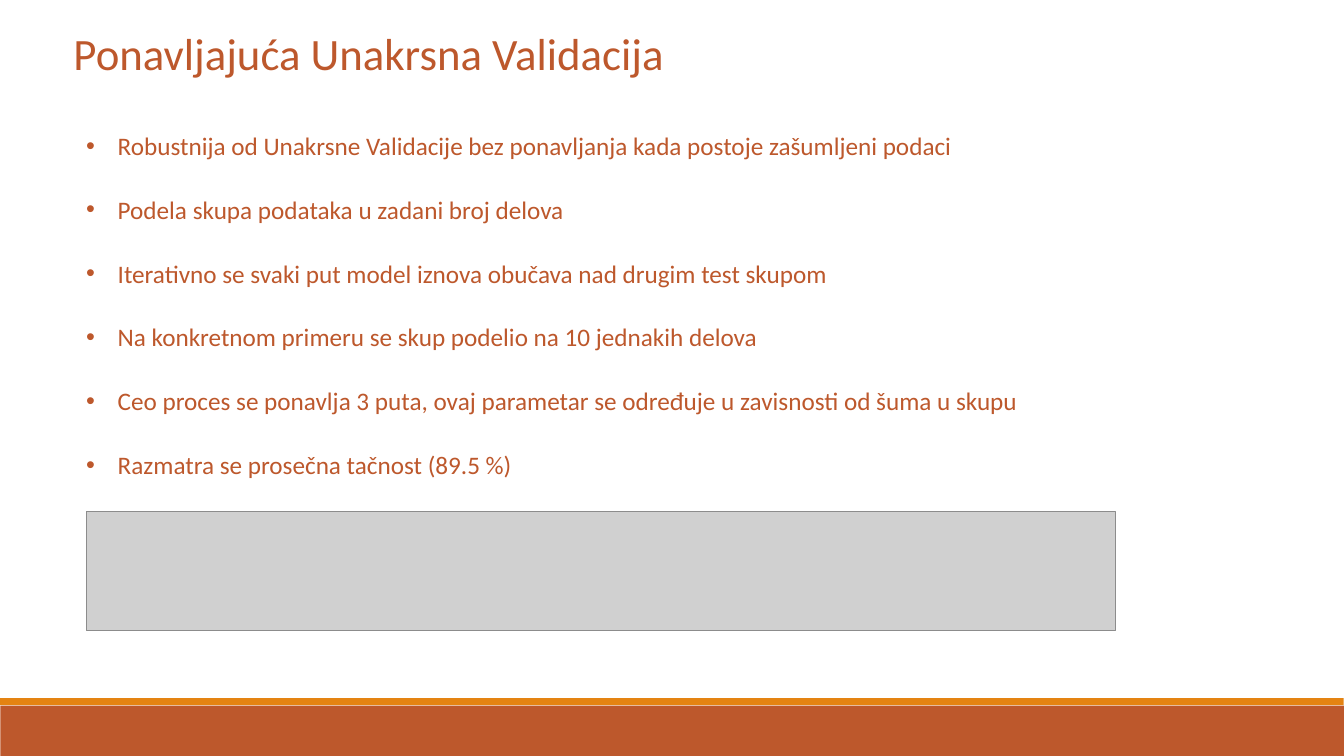
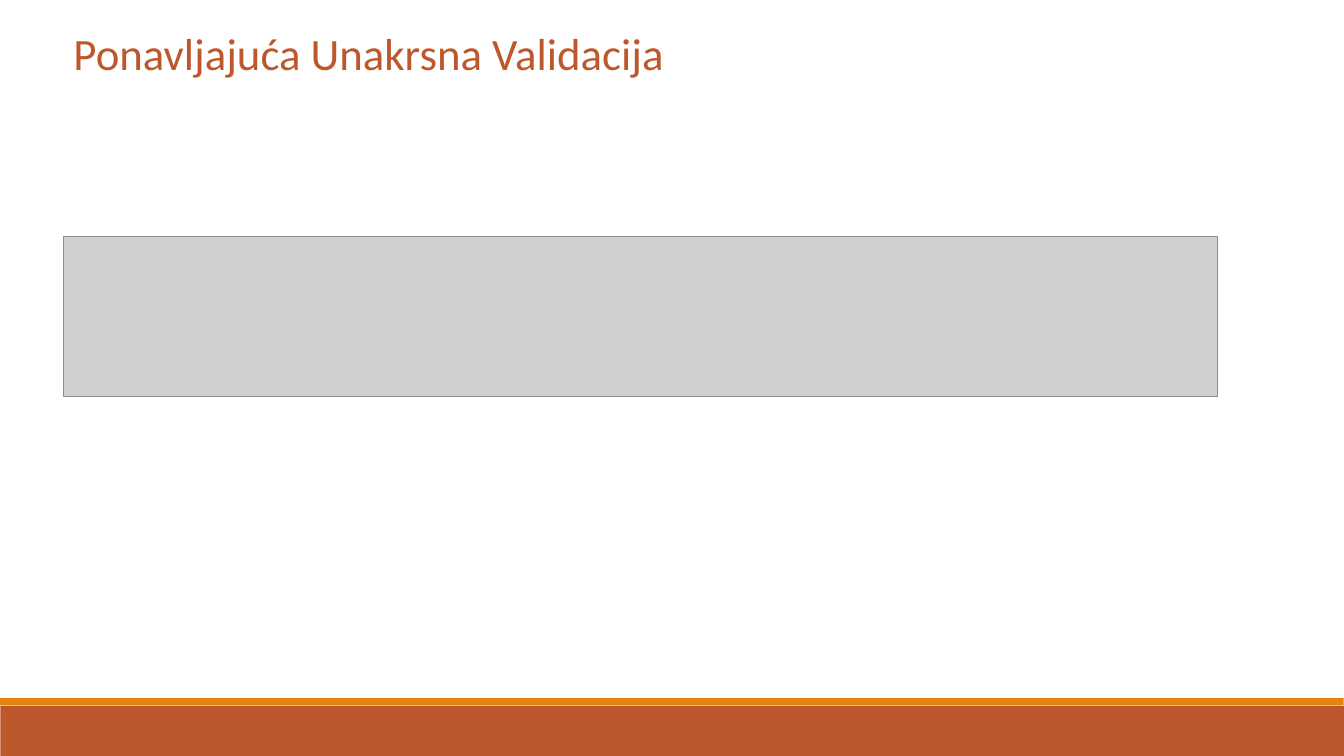
Before and after one commit to Toma1997/Credit-Risk-Prediction-in-Distribution-Network, a slide deck: slide 11 of docs/Prezentacija diplomskog rada.pptx. Drawn at 1344x756 pixels with LibreOffice and Linux fonts; fonts in the diff are those of the drawing; grey boxes stand for pictures. Boxes give left, top, right and bottom in pixels: in the first picture for what was removed or moved away, otherwise in the second. Text is boxed around its words. In the diff, an @@ line names an element or a change of style, - is before the commit and + after.

Commit message:
Final version of presentation

```diff
--- a/docs/Prezentacija diplomskog rada.pptx
+++ b/docs/Prezentacija diplomskog rada.pptx
@@ text removed at (x1=118, y1=137, x2=1017, y2=478) @@
-• Robustnija od Unakrsne Validacije bez ponavljanja kada postoje zašumljeni podaci
-• Podela skupa podataka u zadani broj delova
-• Iterativno se svaki put model iznova obučava nad drugim test skupom
-• Na konkretnom primeru se skup podelio na 10 jednakih delova
-• Ceo proces se ponavlja 3 puta, ovaj parametar se određuje u zavisnosti od šuma u skupu
-• Razmatra se prosečna tačnost (89.5 %)
@@ picture resized from (x1=86, y1=512, x2=1115, y2=631) to (x1=64, y1=237, x2=1218, y2=397) @@
```
Also in this commit, not shown: 4 other slides changed.
